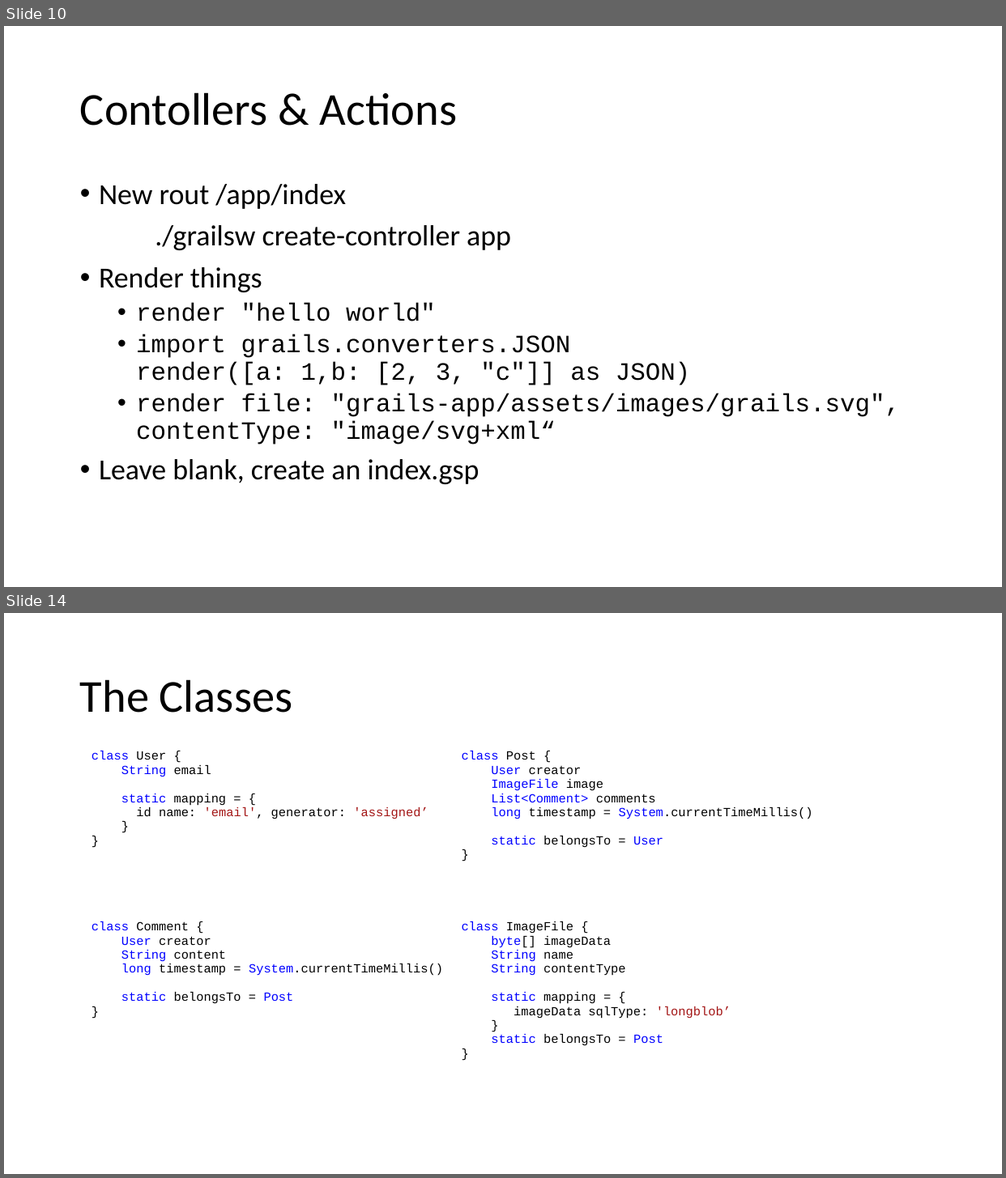
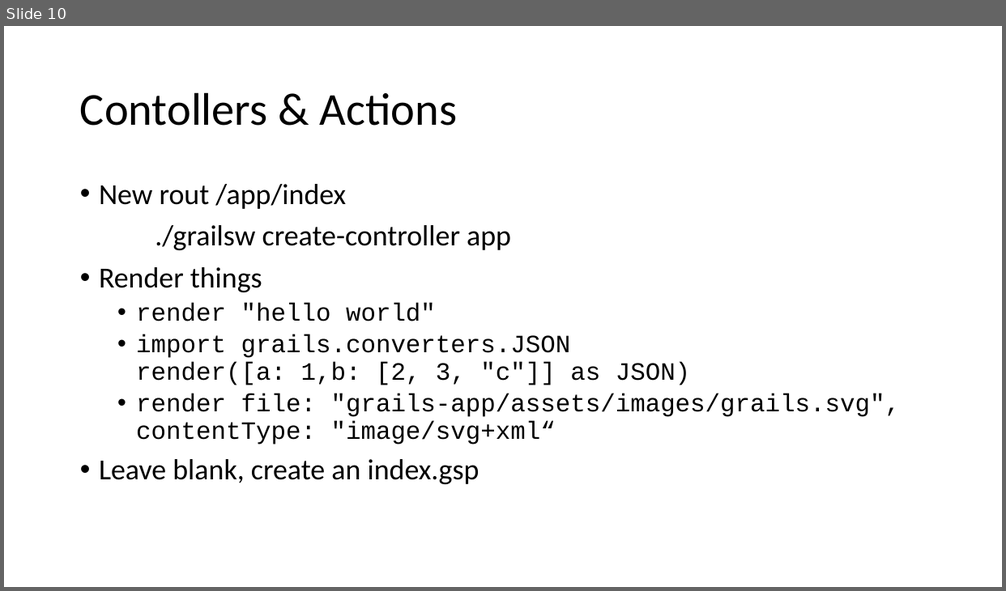
Before and after one commit to aibolit/SixOneFourEight, a slide deck: Presentation.pptx. Shown one above the other, each under a label of ours: slides 10 and 14 before the commit, slide 10 after it; the slides between them are not shown. The pictures are 1006x1178 and 1006x591 pixels, drawn with LibreOffice and Linux fonts; fonts in the diff are those of the drawing. Boxes give left, top, right and bottom in pixels: in the first picture for what was removed or moved away, otherwise in the second. Text is boxed around its words. In the diff, an @@ line names an element or a change of style, - is before the commit and + after.

```diff
--- a/Presentation.pptx
+++ b/Presentation.pptx
@@ slide 14 removed at box(4, 613, 1002, 1174), background #FFFFFF @@
@@ title removed at box(80, 679, 292, 713) @@
-The Classes
@@ table removed at box(84, 747, 824, 1105), 2 rows, 2 columns @@
-class User { / String email / static mapping = { / id name: 'email', generator: 'assigned’ / } / } | class Post { / User creator / ImageFile image / List<Comment> comments / long timestamp = System.currentTimeMillis() / static belongsTo = User / }
-class Comment { / User creator / String content / long timestamp = System.currentTimeMillis() / static belongsTo = Post / } | class ImageFile { / byte[] imageData / String name / String contentType / static mapping = { / imageData sqlType: 'longblob’ / } / static belongsTo = Post / }
```
Also in this commit, not shown: 9 slides changed, 1 slide added, 2 other slides removed, 2 other files.
